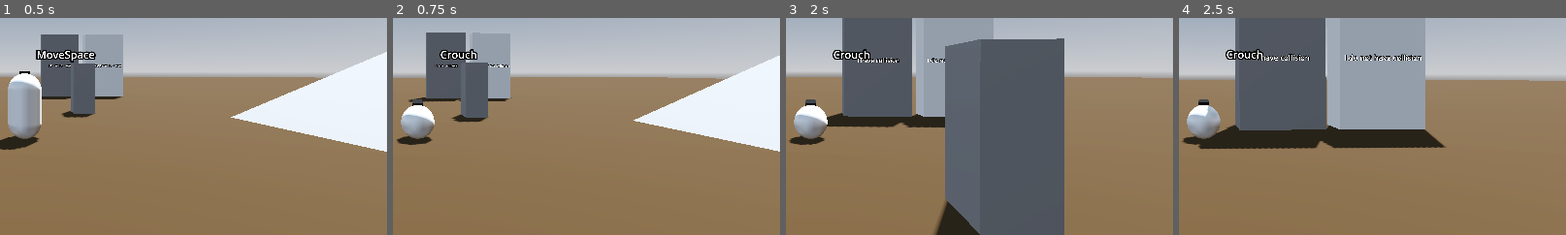
Above: before the commit, frames 1-4 (left to right).
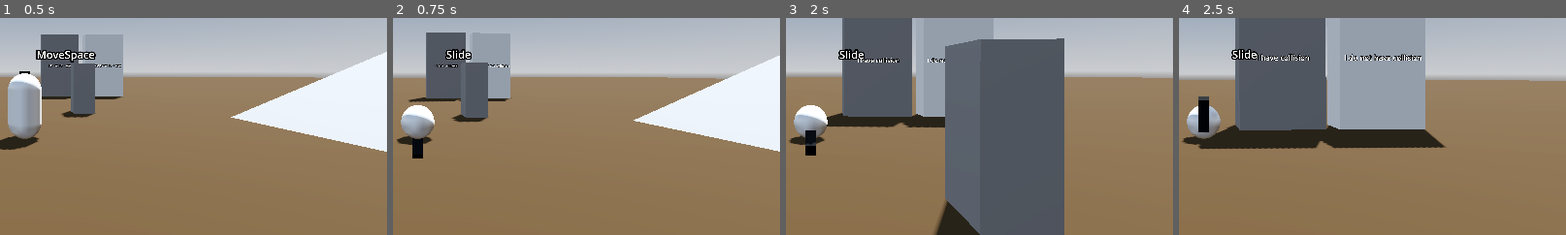
Above: after the commit, the same moments.

Repository: Gjosti/dev-sandbox
Game: Godot game, scene res://Levels/sandbox_level.tscn
The game is run twice, just before and just after one commit, with the same random seed, the same clock (stepped at 60 frames per second) and the same inputs.
Inputs (mouse positions are % of the whole screen's width and height, from its top left):
- Up to frame 1 (0.5 s): no input
- Up to frame 2 (0.75 s): tap Enter at 0.5 s; move the mouse to (55, 50) at 0.52 s; hold W (move_forward) from 0.53 s (still down); hold Ctrl (crouch) from 0.53 s (still down); click (55, 50) at 0.67 s
- Up to frame 3 (2 s): keep holding W (move_forward); tap Space (jump) at 0.77, 1.52 s; move the mouse to (45, 50) at 1.27 s; release Ctrl (crouch) at 1.28 s; click (45, 50) at 1.35 s; tap Ctrl (crouch) at 1.55 s
- Up to frame 4 (2.5 s): keep holding W (move_forward); move the mouse to (52, 48) at 2.02 s; hold Ctrl (crouch) from 2.03 s (still down)
The pictures show only the part of the screen within x 47-97%, y 38-88%; the shares and areas given below are measured in that part.

Frame 1 is identical in both runs. In frame 2, 0.6% of the frame differs, in the area x 5-22%, y 14-65%; in frame 3, 0.6%; in frame 4, 0.7%, in the area x 5-22%, y 14-53%.

Commit message:
slide progress

Diff:
--- a/Player/Player.tscn
+++ b/Player/Player.tscn
@@ -31,4 +31,6 @@
 
 [node name="PlayerCamera" parent="." instance=ExtResource("6_6ysni")]
 
+[connection signal="velocity_current" from="." to="Crouch" method="_on_player_velocity_current"]
+
 [editable path="RigPivot/Rig"]
--- a/Player/crouch.gd
+++ b/Player/crouch.gd
@@ -1,21 +1,33 @@
 extends Node
 
 @export var player: Player
+@export var slide_threshold: float = 3
 
 var stand_mesh_scale: Vector3 = Vector3(1, 1, 1)
 var stand_height: float = 2.0
 var crouch_mesh_scale: Vector3 = Vector3(1, 0.5, 1)
 var crouch_height: float = 1.0
+var velocity: Vector3 = Vector3.ZERO
 
+func _physics_process(_delta):
+	if player.rig.is_sliding() and velocity.length() < slide_threshold:
+		stand()
+		crouch()
+	elif player.rig.is_crouching() and velocity.length() > slide_threshold:
+		slide()
 
 func _unhandled_input(event: InputEvent) -> void:
-	# Simple crouching
-	if event.is_action_pressed("crouch"):
+	if event.is_action_pressed("crouch") and velocity.length() < slide_threshold:
 		crouch()
+	elif event.is_action_pressed("crouch") and velocity.length() > slide_threshold:
+		print("trying to slide at ", velocity)
+		slide()
 	elif event.is_action_released("crouch"):
 		stand()
 
 func crouch() -> void:
+	if player.rig.is_crouching():
+		return
 	player.player_mesh.scale = crouch_mesh_scale
 	var capsule := player.collision_shape_3d.shape as CapsuleShape3D
 	player.collision_shape_3d.position.y = 0.5
@@ -23,9 +35,19 @@
 	player.rig.travel("Crouch")
 
 func stand() -> void:
-	if player.rig.is_crouching():
+	if player.rig.is_crouching() or player.rig.is_sliding():
 		player.player_mesh.scale = stand_mesh_scale
 		var capsule := player.collision_shape_3d.shape as CapsuleShape3D
 		capsule.height = stand_height
 		player.collision_shape_3d.position.y = 1
 		player.rig.travel("MoveSpace")
+
+func slide() -> void:
+	if player.rig.is_sliding():
+		return
+	if velocity.length() > slide_threshold:
+		player.rig.travel("Slide")
+
+
+func _on_player_velocity_current(current_velocity: Vector3) -> void:
+	velocity = current_velocity
--- a/Player/player.gd
+++ b/Player/player.gd
@@ -15,6 +15,9 @@
 @export var max_camera_rotation: float = 90
 @export var min_camera_distance: float = 1
 @export var max_camera_distance: float = 15
+
+# Signals
+signal velocity_current(current_velocity: Vector3)
 
 # State Variables
 var direction: Vector3 = Vector3.ZERO
@@ -35,6 +38,9 @@
 	apply_gravity(delta)
 	handle_movement(delta)
 	move_and_slide()
+
+	# Share velocity to children nodes/abilities such as sliding.
+	emit_signal("velocity_current", velocity)
 
 # Gravity
 func apply_gravity(delta: float) -> void:
--- a/Player/rig.tscn
+++ b/Player/rig.tscn
@@ -489,7 +489,6 @@
 [sub_resource type="AnimationNodeStateMachineTransition" id="AnimationNodeStateMachineTransition_n25uh"]
 
 [sub_resource type="AnimationNodeStateMachineTransition" id="AnimationNodeStateMachineTransition_856ud"]
-advance_mode = 2
 
 [sub_resource type="AnimationNodeStateMachineTransition" id="AnimationNodeStateMachineTransition_sy1xi"]
 xfade_time = 0.1
